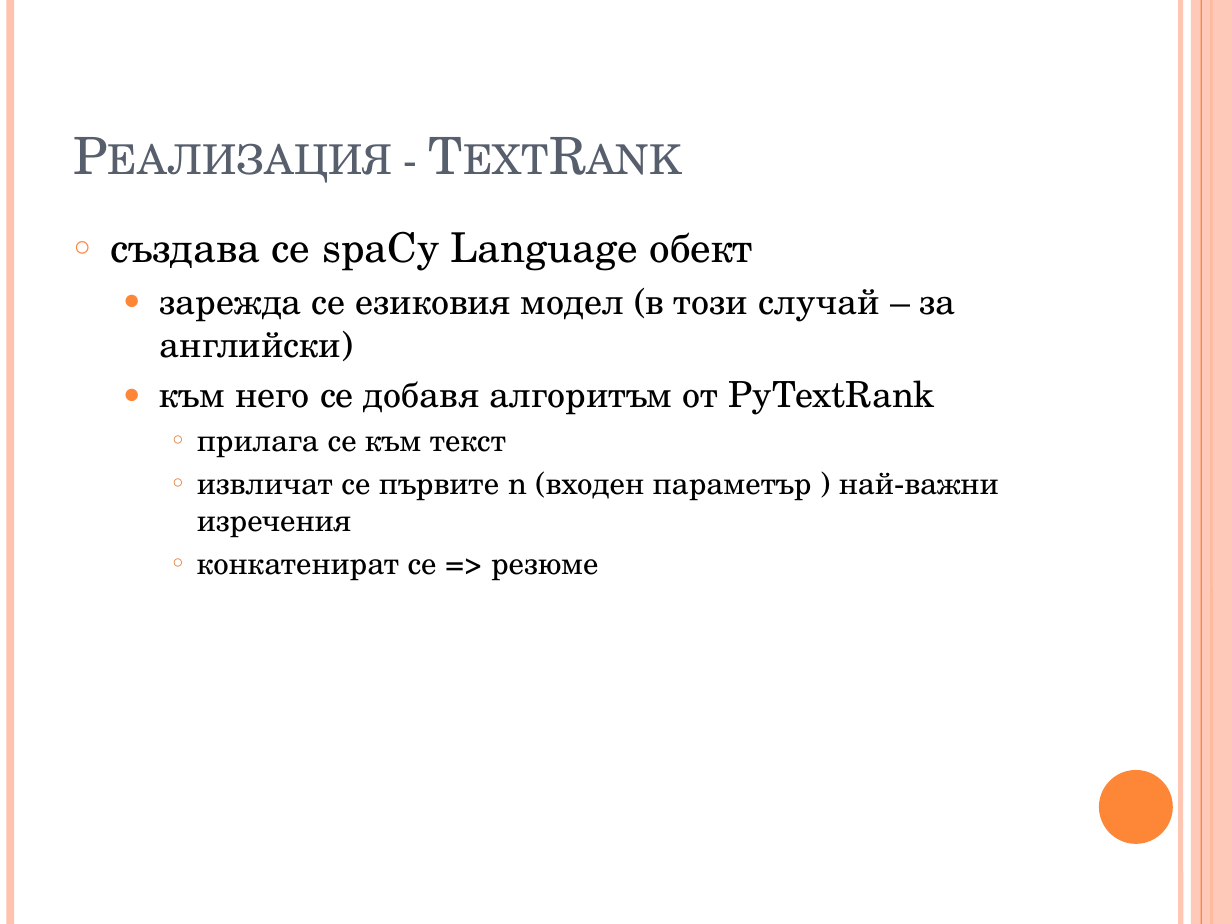
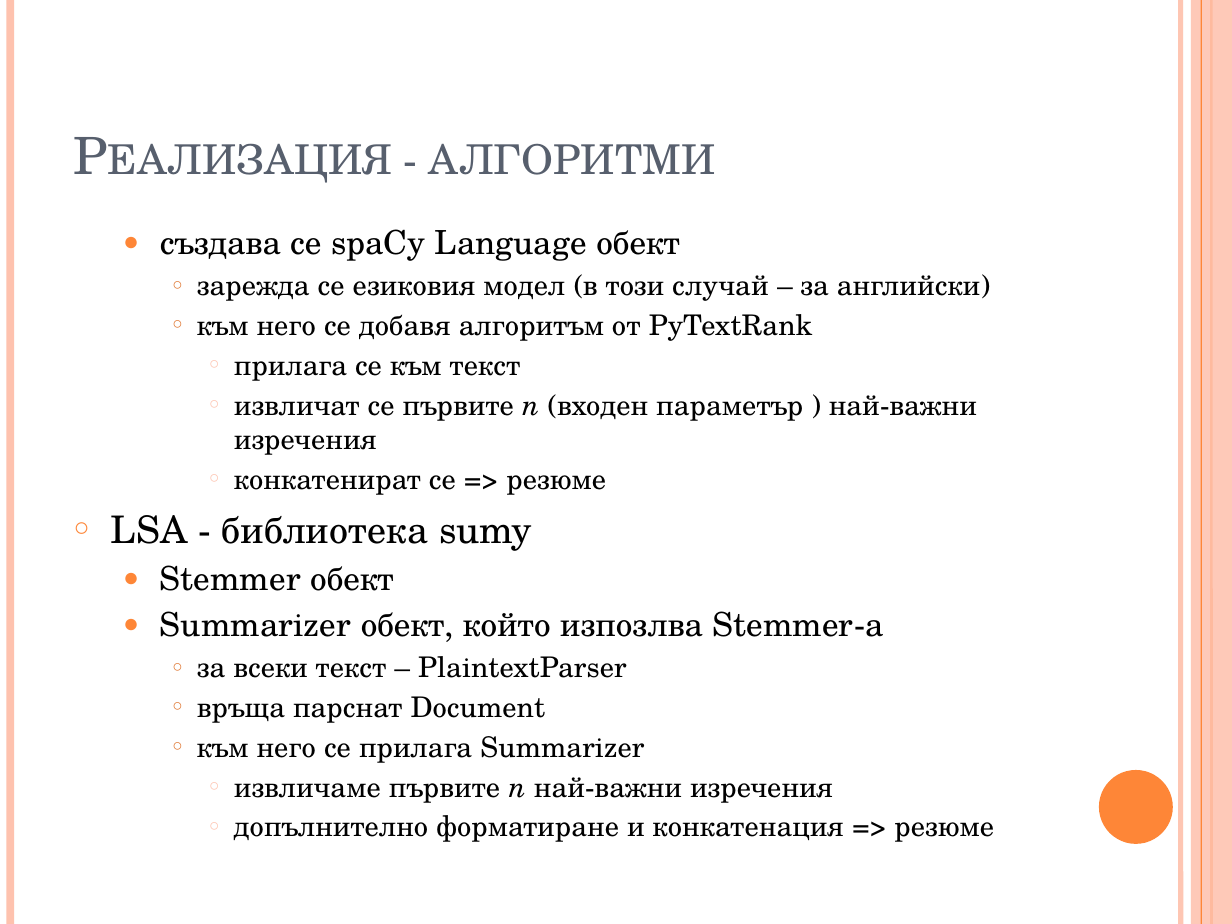
Before and after one commit to trvulkov/NLP-IE-project, a slide deck: slide 10 of presentation.pptx (slide 14 before the commit). Drawn at 1232x924 pixels with LibreOffice and Linux fonts; fonts in the diff are those of the drawing. Boxes give left, top, right and bottom in pixels: in the first picture for what was removed or moved away, otherwise in the second. Text is boxed around its words. In the diff, an @@ line names an element or a change of style, - is before the commit and + after.

```diff
--- a/presentation.pptx
+++ b/presentation.pptx
@@ title at (429,143,716,175): text changed @@
-Реализация - TextRank
+Реализация - алгоритми
@@ text at (160,229,980,495): size 24 to 19.4 pt in "създава се spaCy Language обект"; size 21 to 16.6 pt in "зарежда се езиковия модел (в този случай ...", "към него се добавя алгоритъм от PyTextRank"; size 18 to 16.6 pt in "прилага се към текст", "извличат се първите n (входен параметър ) ...", "конкатенират се => резюме"; italic on in "n"; bullet ○ to ●; list level 1 to 2 in "създава се spaCy Language обект"; bullet ● to ○; list level 2 to 3 in "зарежда се езиковия модел (в ..."; bullet colour #FE8637 to #E07631; list level 2 to 3 in "към него се добавя алгоритъм ..."; list level 3 to 4 in "прилага се към текст"; bullet colour #E07631 to #FEC3AE; list level 3 to 4 in "извличат се първите n (входен ..."; list level 3 to 4 in "конкатенират се => резюме" @@
@@ text at (111,515,994,842): paragraphs added @@
+○ LSA - библиотека sumy
+  ● Stemmer обект
+  ● Summarizer обект, който изпозлва Stemmer-а
+    ○ за всеки текст – PlaintextParser
+    ○ връща парснат Document
+    ○ към него се прилага Summarizer
+      ○ извличаме първите n най-важни изречения
+      ○ допълнително форматиране и конкатенация => резюме
```
Also in this commit, not shown: 7 other slides changed, 16 slides removed, 1 other file.
